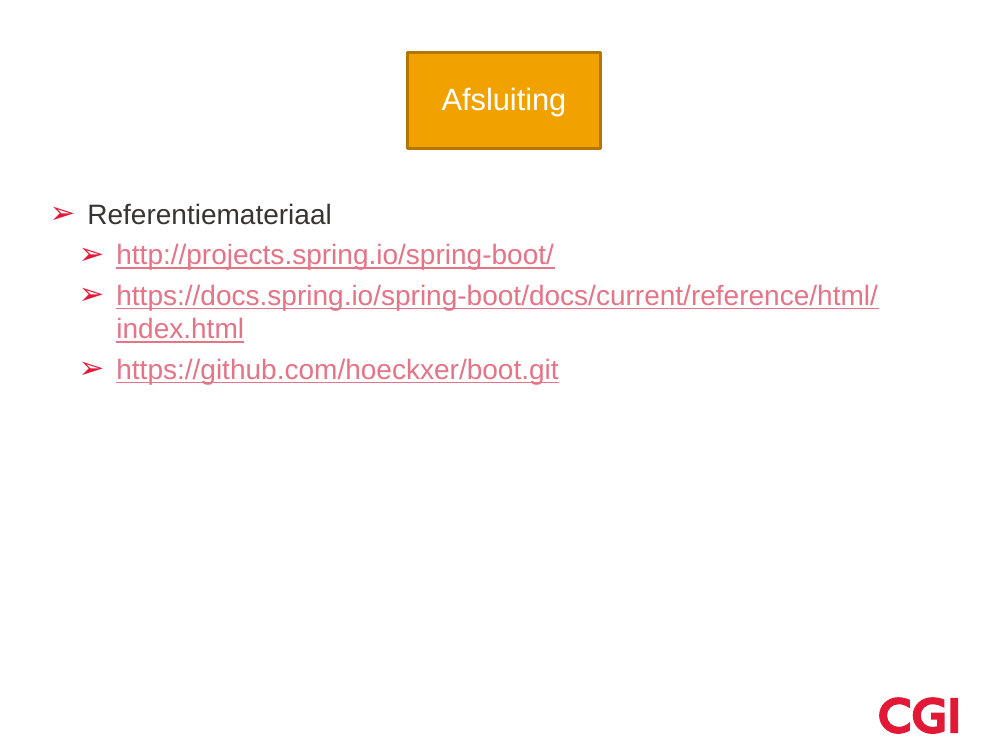
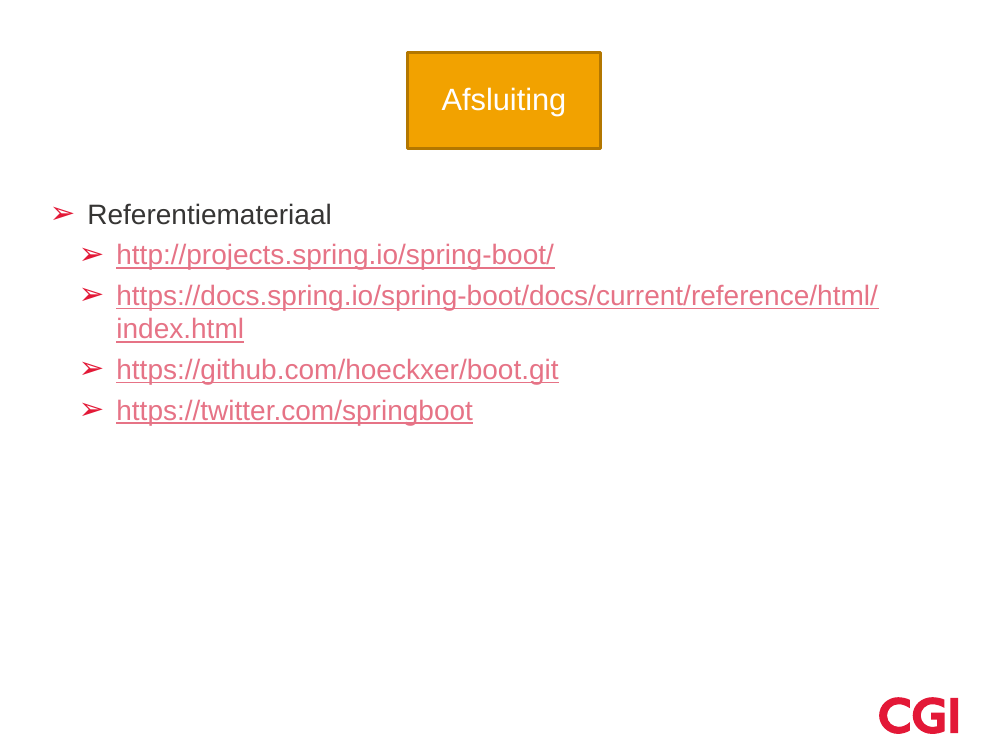
Before and after one commit to hawkeye-bot/boot, a slide deck: slide 43 of Springboot.pptx. Drawn at 1008x756 pixels with LibreOffice and Linux fonts; fonts in the diff are those of the drawing; background and template pictures are left out. Boxes give left, top, right and bottom in pixels: in the first picture for what was removed or moved away, otherwise in the second. Text is boxed around its words. In the diff, an @@ line names an element or a change of style, - is before the commit and + after.

```diff
--- a/Springboot.pptx
+++ b/Springboot.pptx
@@ text at (116, 399, 473, 425): paragraph added @@
+  ➢ https://twitter.com/springboot
```
Also in this commit, not shown: 6 other slides changed, 6 other files.
